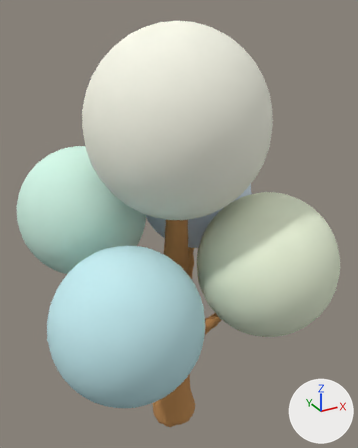
The glTF model studies/map-art/assets/oak-small.glb as it was, and as the next commit left it.
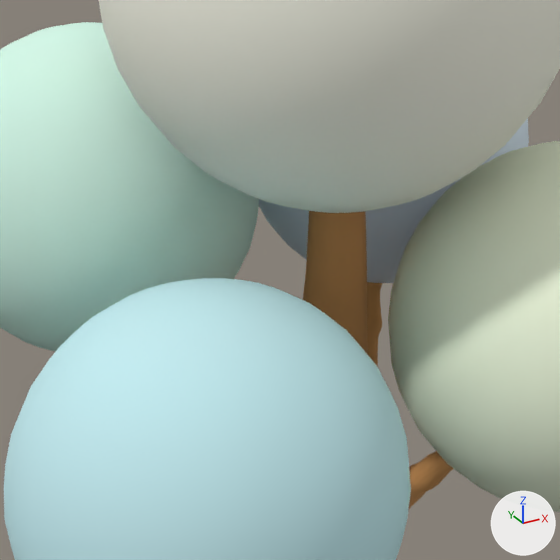
Each version appears first whole from a 50 mm camera at (-0.635, -1.182, 1.334) aimed at (0.036, 0.038, 0.724), and next in a close-up on the part from 13% to 74% of the width and 31% to 79% of the height. The lights are fixed; the arrows at lower right show +X, +Y and +Z. The last two pictures show the newer version. Vertices at exactly the same position are counted once.

The older version as bpy lines, for what is in view:
```python
me_branch_009 = bpy.data.meshes.new('branch.009')
me_branch_009.from_pydata(...)  # 1978 vertices, 3952 faces; spans x -0.207..0.218, y -0.166..0.205, z 0.016..1.029
me_branch_009.materials.append(mat_warm_branching_wood_001)
me_sphere_009 = bpy.data.meshes.new('Sphere.009')
me_sphere_009.from_pydata(...)  # a UV sphere (32 segments, 18 rings, poles along z) spanning x -0.249..0.259, y -0.261..0.237, z 0.783..1.301; a UV sphere (32 segments, 18 rings, poles along z) spanning x -0.436..-0.029, y -0.372..0.026, z 0.369..0.784; a UV sphere (32 segments, 18 rings, poles along z) spanning x 0.018..0.441, y -0.364..0.052, z 0.411..0.843; a UV sphere (32 segments, 18 rings, poles along z) spanning x -0.004..0.378, y 0.009..0.382, z 0.56..0.949; a UV sphere (32 segments, 18 rings, poles along z) spanning x -0.402..-0.004, y 0.03..0.42, z 0.543..0.949
me_sphere_009.materials.append(mat_separate_round_crown_clusters_001)
ob_tree___independent_spherical_crown = bpy.data.objects.new('Tree · independent spherical crown', me_sphere_009)
ob_tree___independent_spherical_crown.location = (0.0, 0.0, 0.0)
ob_tree___visible_rounded_forks = bpy.data.objects.new('Tree · visible rounded forks', me_branch_009)
ob_tree___visible_rounded_forks.location = (0.0, 0.0, 0.0)
```
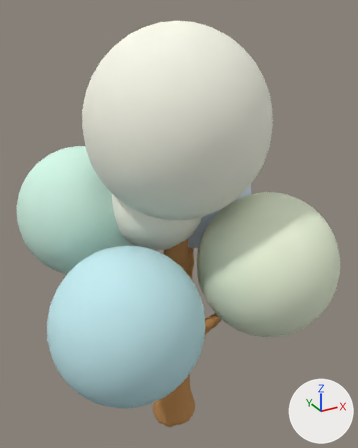
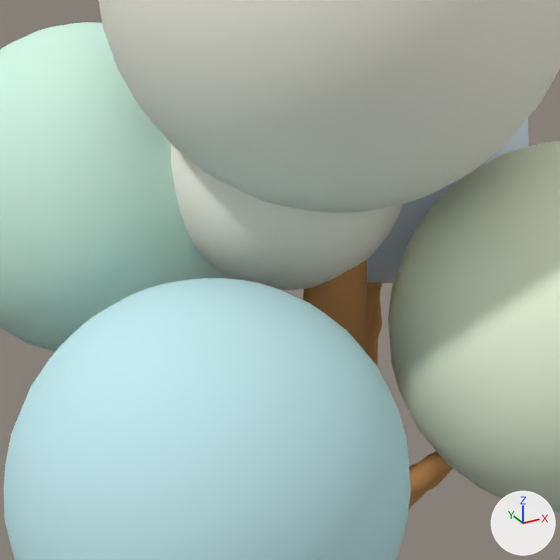
Patch to the scene script:
```diff
--- a/studies/map-art/assets/oak-small.glb.py
+++ b/studies/map-art/assets/oak-small.glb.py
@@ me_sphere_009 @@
 # used by ob_tree___independent_spherical_crown; location = (0.0, 0.0, 0.0)
-me_sphere_009.from_pydata(...)  # 2730 vertices, 5440 faces; spans x -0.436..0.441, y -0.372..0.42, z 0.369..1.301
+me_sphere_009.from_pydata(...)  # 3276 vertices, 6528 faces; spans x -0.436..0.441, y -0.372..0.42, z 0.369..1.301
+# me_sphere_009 part 1: a new loose piece, a UV sphere (32 segments, 18 rings, poles along z) spanning x -0.173..0.115, y -0.085..0.197, z 0.658..0.952, in mat_separate_round_crown_clusters_001
 me_sphere_009.materials.append(mat_separate_round_crown_clusters_001)
```

Pixel boxes [x1, y1, x2, y2] of what changed, in the close-ups (560 x 560 px):
part 1 of me_sphere_009, added
    after: [171, 144, 403, 290]
